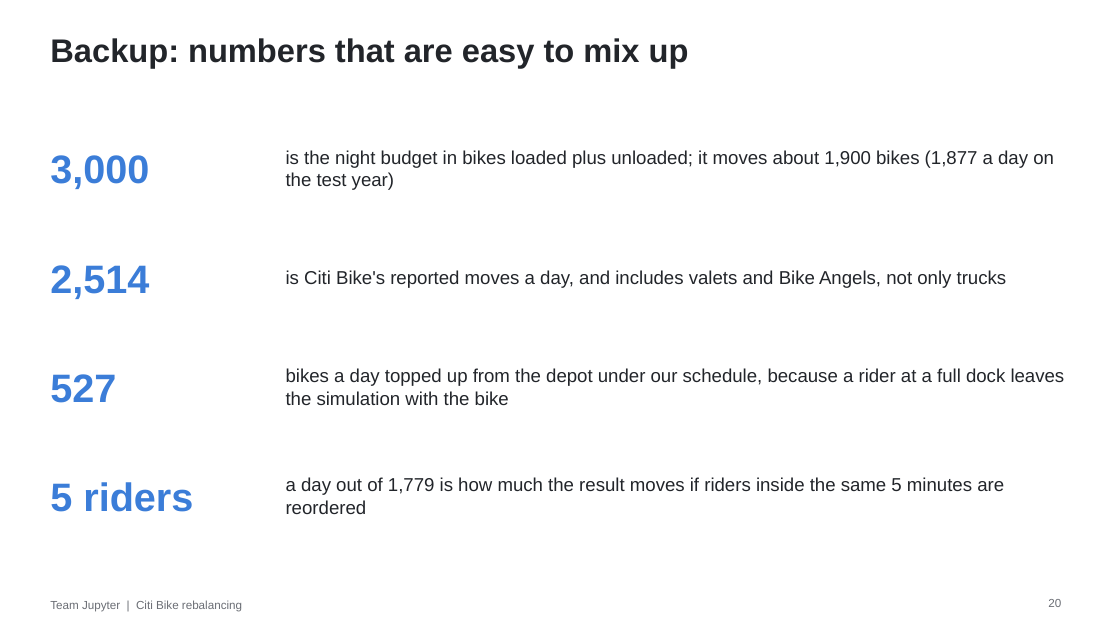
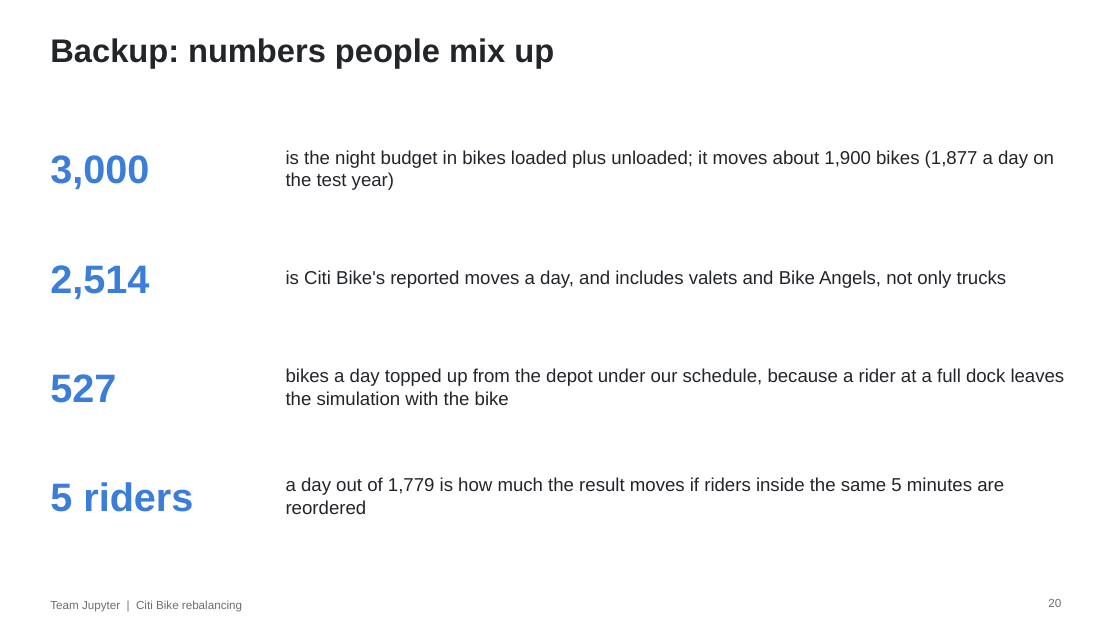
Before and after one commit to martin-gbeck/citibike-rebalancing, a slide deck: slide 20 of presentation/citibike-presentation.pptx. Drawn at 1120x630 pixels with LibreOffice and Linux fonts; fonts in the diff are those of the drawing. Boxes give left, top, right and bottom in pixels: in the first picture for what was removed or moved away, otherwise in the second. Text is boxed around its words. In the diff, an @@ line names an element or a change of style, - is before the commit and + after.

```diff
--- a/presentation/citibike-presentation.pptx
+++ b/presentation/citibike-presentation.pptx
@@ title at [50, 38, 554, 68]: text changed @@
-Backup: numbers that are easy to mix up
+Backup: numbers people mix up
```
Also in this commit, not shown: 15 other slides changed, 1 other file.
